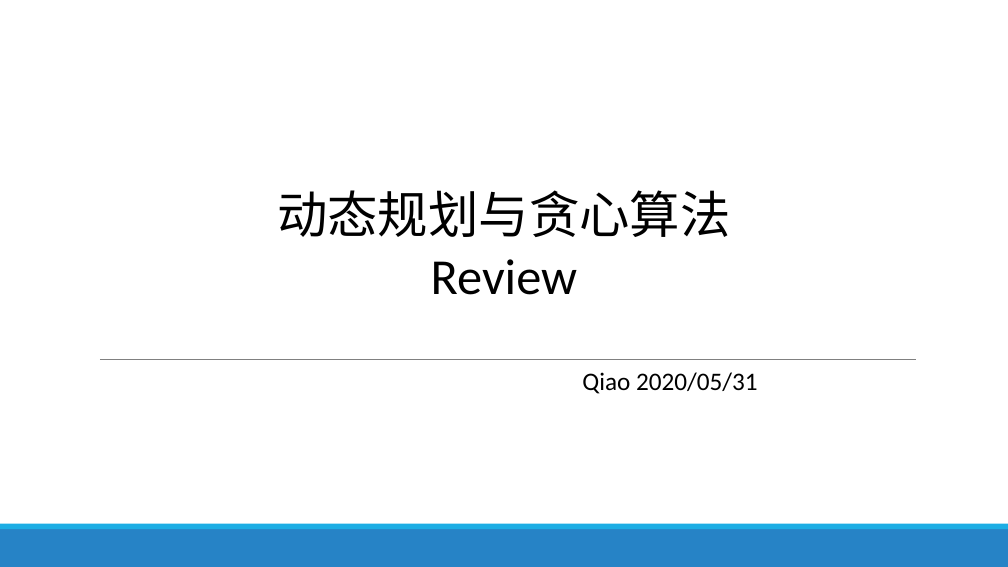
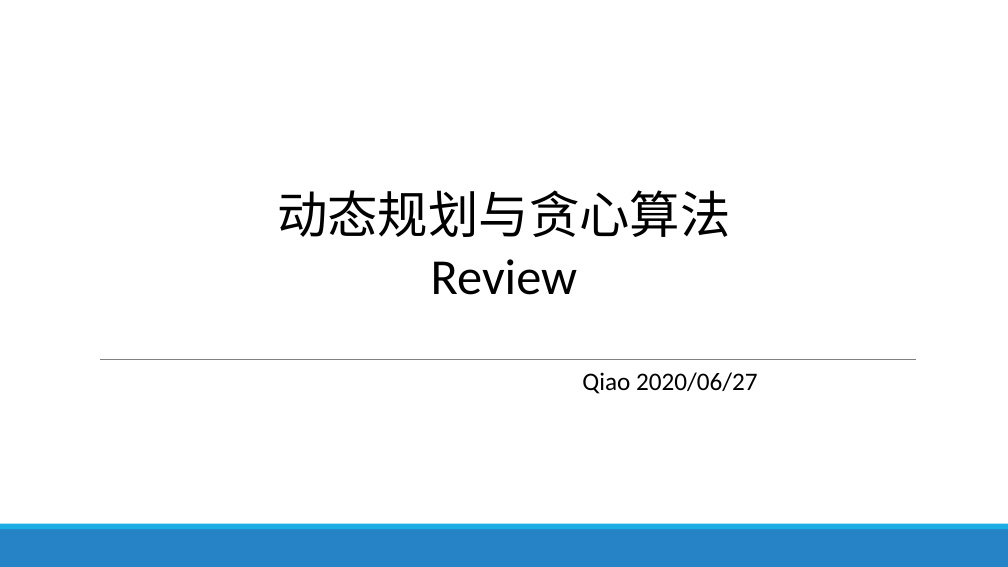
Before and after one commit to qiaochen/NLPLecturePreparation, a slide deck: slide 1 of 动态规划.pptx. Drawn at 1008x567 pixels with LibreOffice and Linux fonts; fonts in the diff are those of the drawing. Boxes give left, top, right and bottom in pixels: in the first picture for what was removed or moved away, otherwise in the second. Text is boxed around its words. In the diff, an @@ line names an element or a change of style, - is before the commit and + after.

```diff
--- a/动态规划.pptx
+++ b/动态规划.pptx
@@ text at bbox=[582, 372, 758, 394]: text changed @@
-Qiao 2020/05/31
+Qiao 2020/06/27
```
Also in this commit, not shown: 3 other slides changed.
